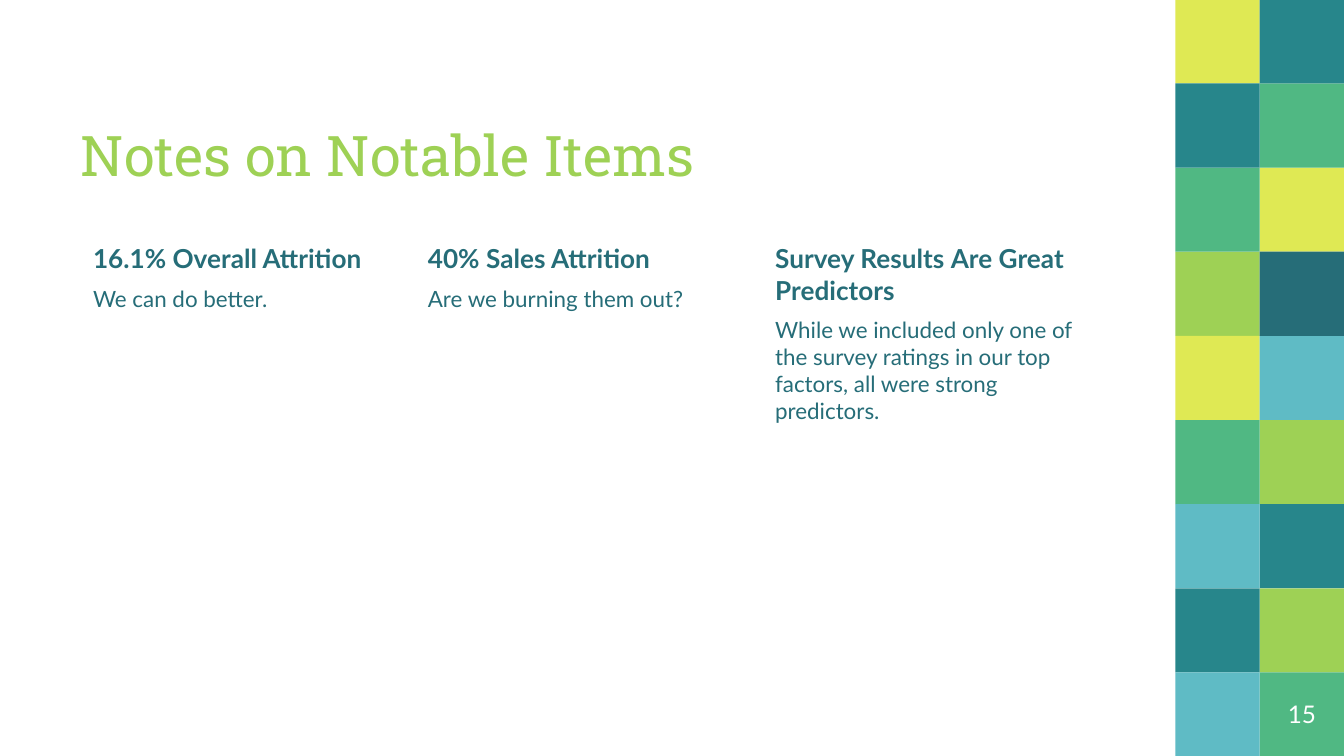
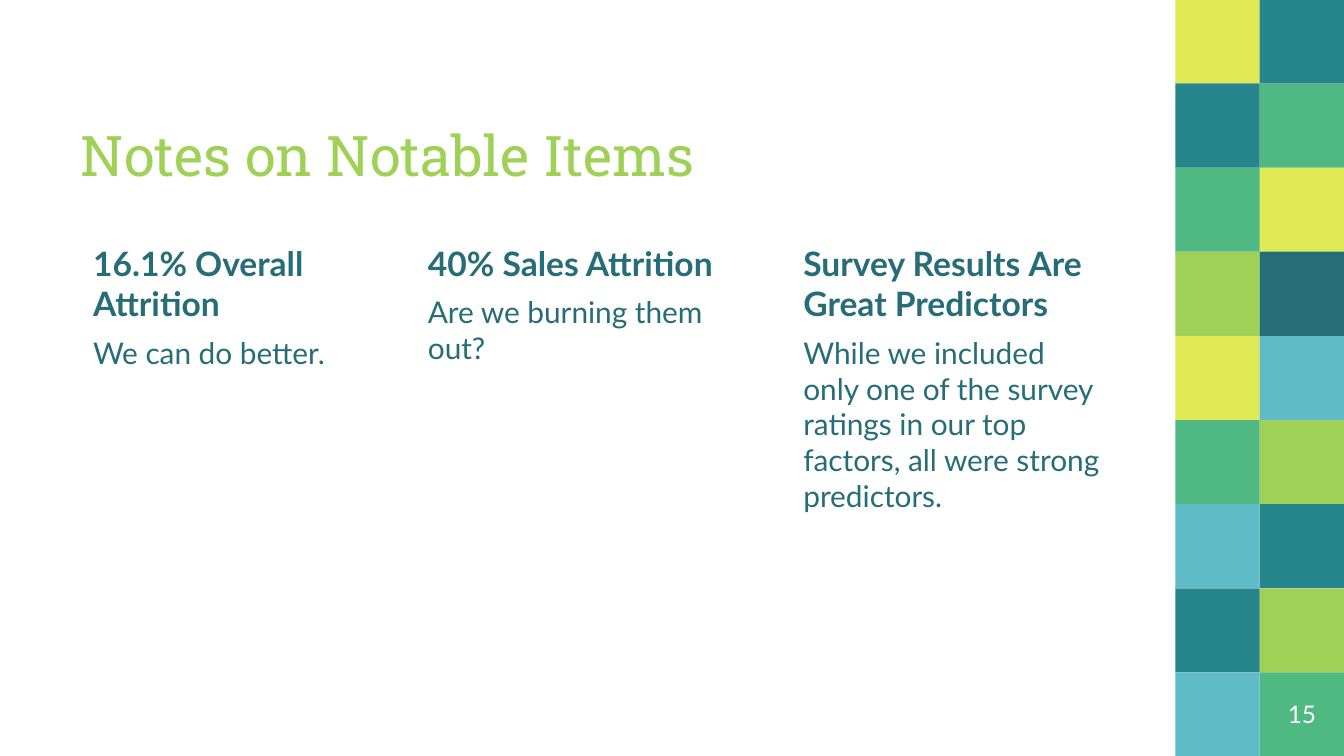
Before and after one commit to ccgraves/DDS-CaseStudy-2, a slide deck: slide 15 of Case_Study_Two.pptx. Drawn at 1344x756 pixels with LibreOffice and Linux fonts; fonts in the diff are those of the drawing. Boxes give left, top, right and bottom in pixels: in the first picture for what was removed or moved away, otherwise in the second. Text is boxed around its words. In the diff, an @@ line names an element or a change of style, - is before the commit and + after.

```diff
--- a/Case_Study_Two.pptx
+++ b/Case_Study_Two.pptx
@@ text "16.1% Overall Attrition" at bbox=[93, 251, 325, 365]: size 14 to 18 pt in "16.1% Overall Attrition"; size 12 to 16 pt in "We can do better." @@
@@ text "40% Sales Attrition" at bbox=[428, 251, 713, 360]: size 14 to 18 pt in "40% Sales Attrition"; size 12 to 16 pt in "Are we burning them out?" @@
@@ text "Survey Results Are Great Predictors": place and size @@
-text "Survey Results Are Great Predictors" at bbox=[775, 248, 1072, 423]
+text "Survey Results Are Great Predictors" at bbox=[803, 251, 1099, 477]
@@ text "Survey Results Are Great Predictors" at bbox=[803, 251, 1099, 477]: size 14 to 18 pt in "Survey Results Are Great Predictors"; size 12 to 16 pt in "While we included only one of the ..." @@
```
Also in this commit, not shown: 8 other slides changed.
